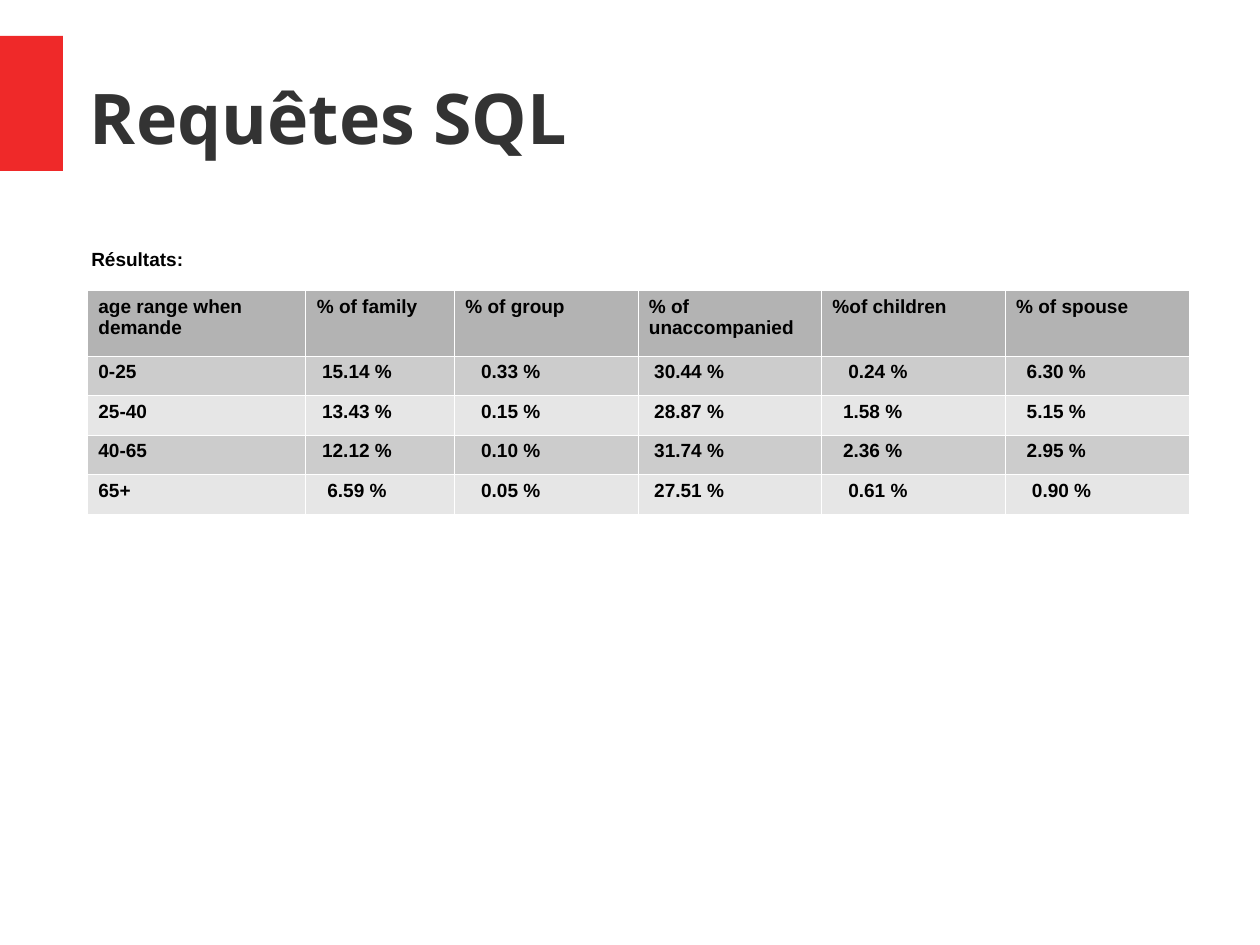
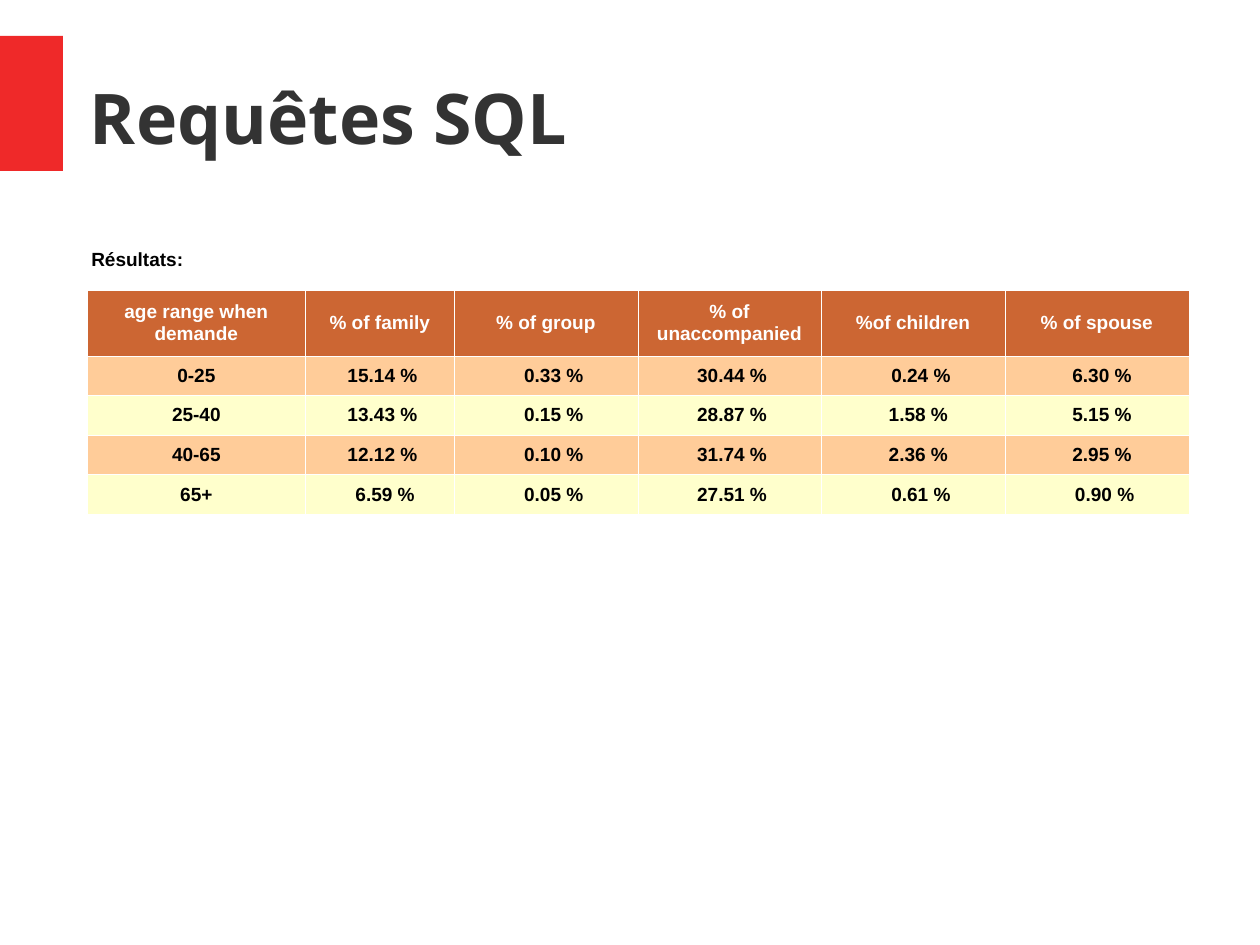
Before and after one commit to konyshev/ecam_ds, a slide deck: slide 22 of IntProj/Slides.odp. Drawn at 1260x945 pixels with LibreOffice and Linux fonts; fonts in the diff are those of the drawing. Boxes give left, top, right and bottom in pixels: in the first picture for what was removed or moved away, otherwise in the second. Text is boxed around its words. In the diff, an @@ line names an element or a change of style, - is before the commit and + after.

Commit message:
last changes in presentation

```diff
--- a/IntProj/Slides.odp
+++ b/IntProj/Slides.odp
@@ table at [87, 290, 1190, 515] @@
@@ fill #B3B3B3 to #CC6633 in row 1 @@
@@ fill #CCCCCC to #FFCC99 in 12 cells @@
@@ fill #E6E6E6 to #FFFFCC in 12 cells @@
@@ text colour #000000 to #FFFFFF in "age range when demande", "% of family", "% of group", "% of unaccompanied" and 2 more places @@
@@ alignment left to centre @@
```
Also in this commit, not shown: 18 other slides changed, 2 other files.
